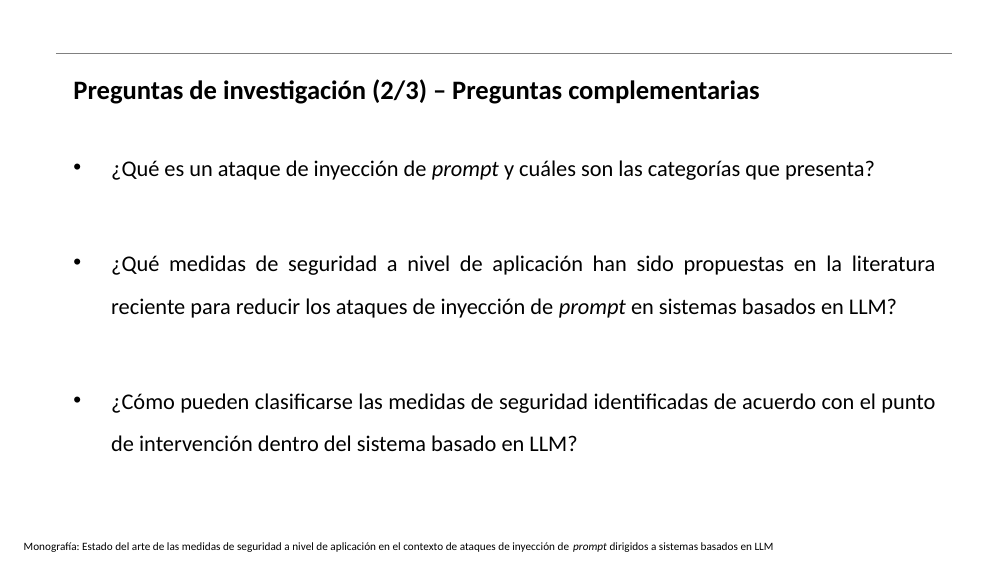
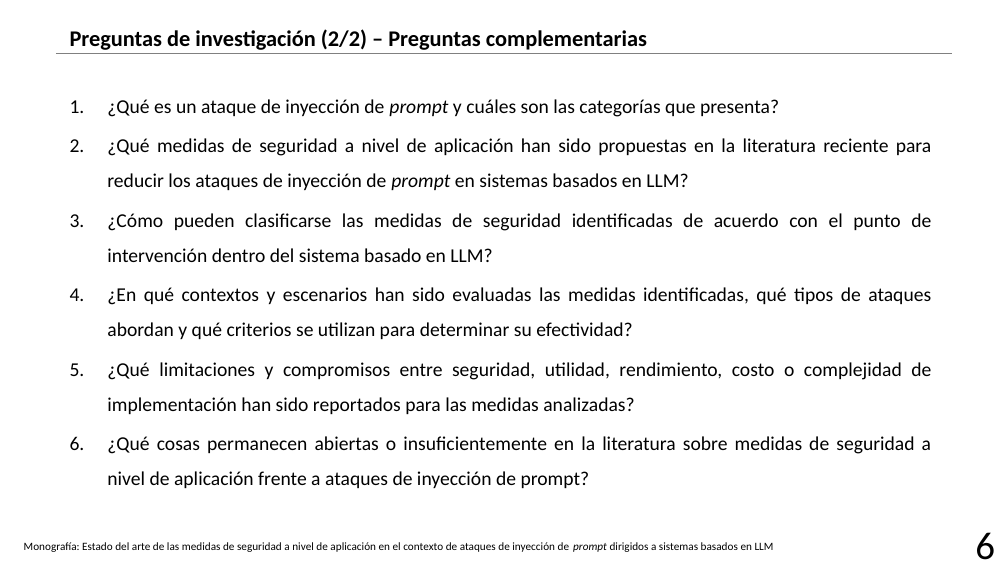
Before and after one commit to AJRx26/semestreVII, a slide deck: slide 7 of proyectoguiado/protocoloinvestigacion/18_NunezSanchezAbraham.pptx. Drawn at 1008x567 pixels with LibreOffice and Linux fonts; fonts in the diff are those of the drawing; background and template pictures are left out. Boxes give left, top, right and bottom in pixels: in the first picture for what was removed or moved away, otherwise in the second. Text is boxed around its words. In the diff, an @@ line names an element or a change of style, - is before the commit and + after.

```diff
--- a/proyectoguiado/protocoloinvestigacion/18_NunezSanchezAbraham.pptx
+++ b/proyectoguiado/protocoloinvestigacion/18_NunezSanchezAbraham.pptx
@@ text at (x1=70, y1=29, x2=647, y2=50): text changed; size 19 to 16 pt @@
-Preguntas de investigación (2/3) – Preguntas complementarias
+Preguntas de investigación (2/2) – Preguntas complementarias
@@ text "¿Qué es un ataque de ..." moved from (x1=111, y1=160, x2=936, y2=451) to (x1=107, y1=99, x2=932, y2=488) @@
@@ text at (x1=107, y1=99, x2=932, y2=262): size 16 to 14 pt in "¿Qué es un ataque de inyección de ...", "¿Qué medidas de seguridad a nivel de ...", "¿Cómo pueden clasificarse las medidas de seguridad ..."; bullet • to 1.; line spacing 1.6 to 1.5 @@
@@ text at (x1=107, y1=287, x2=931, y2=488): paragraphs added @@
+4. ¿En qué contextos y escenarios han sido evaluadas las medidas identificadas, qué tipos de ataques abordan y qué criterios se utilizan para determinar su efectividad?
+5. ¿Qué limitaciones y compromisos entre seguridad, utilidad, rendimiento, costo o complejidad de implementación han sido reportados para las medidas analizadas?
+6. ¿Qué cosas permanecen abiertas o insuficientemente en la literatura sobre medidas de seguridad a nivel de aplicación frente a ataques de inyección de prompt?
@@ text added at (x1=975, y1=532, x2=995, y2=560), 27.8 pt, text #000000 @@
+6
```
Also in this commit, not shown: 14 other slides changed, 1 slide added, 3 slides removed, 5 other files.
